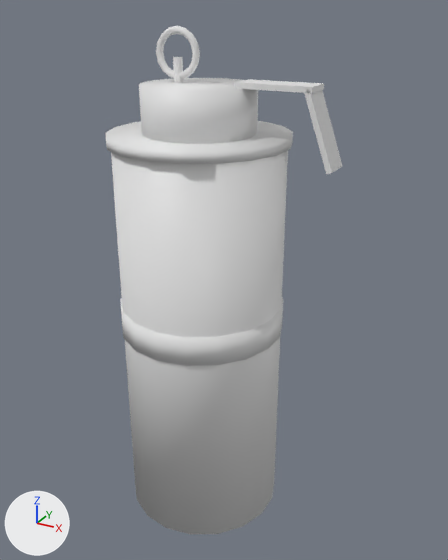
What one commit did to the FBX model Assets/models/chaff_grenade.fbx.
Camera for both pictures: a 50 mm camera at (0.0783, -0.13, 0.1345) aimed at (0.006, 0.0014, 0.0688). The lights are fixed; the arrows at lower left show +X, +Y and +Z. The first picture is the older version. Where no turn or scale is listed for an object, it has been applied to the vertices.

Script lines for the objects in view, before the commit:
```python
mat_chaff_band = principled_material('Chaff_Band')
mat_chaff_band.base_color = (0.8, 0.8, 0.8)  # white #e7e7e7
mat_chaff_canister = principled_material('Chaff_Canister')
mat_chaff_canister.base_color = (0.8, 0.8, 0.8)  # white #e7e7e7
mat_grenade_pin = principled_material('Grenade_Pin')
mat_grenade_pin.base_color = (0.8, 0.8, 0.8)  # white #e7e7e7
me_chaffgrenademesh_mesh = bpy.data.meshes.new('ChaffGrenadeMesh_mesh')
me_chaffgrenademesh_mesh.from_pydata(...)  # 308 vertices, 232 faces; spans x -0.0223..0.0351, y -0.0226..0.0226, z 0.0..0.1307
# faces by material slot: [20, 72, 140]
me_chaffgrenademesh_mesh.materials.append(mat_chaff_band)  # white #e7e7e7
me_chaffgrenademesh_mesh.materials.append(mat_chaff_canister)  # white #e7e7e7
me_chaffgrenademesh_mesh.materials.append(mat_grenade_pin)  # white #e7e7e7
ob_chaffgrenademesh = bpy.data.objects.new('ChaffGrenadeMesh', me_chaffgrenademesh_mesh)
ob_chaffgrenademesh.location = (0.0, 0.0, 0.0)
```
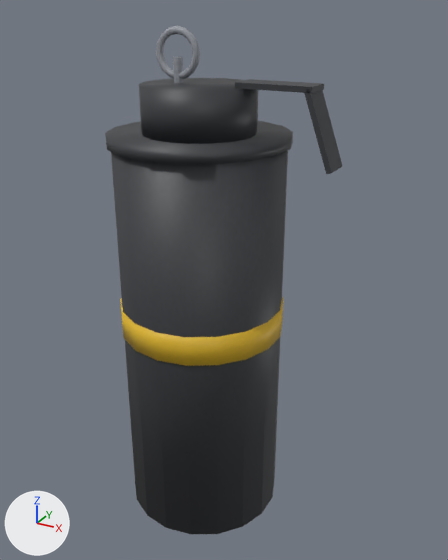
Where the change shows, as pixel boxes [x1, y1, x2, y2] in the pictures (448 x 560 px):
'ChaffGrenadeMesh', surface changed (white to black)
    both: [105, 26, 342, 534]

The change, as a list of edits to the scene's bpy script:
```text
Add img_grenade_pin_color_png:
    img_grenade_pin_color_png = load_image('grenade_pin_color.png', '../materials/grenade_pin_color.png', 256, 256, 'sRGB')
Add img_chaff_canister_color_png:
    img_chaff_canister_color_png = load_image('chaff_canister_color.png', '../materials/chaff_canister_color.png', 256, 256, 'sRGB')
Add img_chaff_band_color_png:
    img_chaff_band_color_png = load_image('chaff_band_color.png', '../materials/chaff_band_color.png', 256, 256, 'sRGB')
Change mat_chaff_band:
    remove mat_chaff_band.base_color = (0.8, 0.8, 0.8)  # white #e7e7e7
    add mat_chaff_band.texture = img_chaff_band_color_png
Change mat_chaff_canister:
    remove mat_chaff_canister.base_color = (0.8, 0.8, 0.8)  # white #e7e7e7
    add mat_chaff_canister.texture = img_chaff_canister_color_png
Change mat_grenade_pin:
    remove mat_grenade_pin.base_color = (0.8, 0.8, 0.8)  # white #e7e7e7
    add mat_grenade_pin.texture = img_grenade_pin_color_png
```
